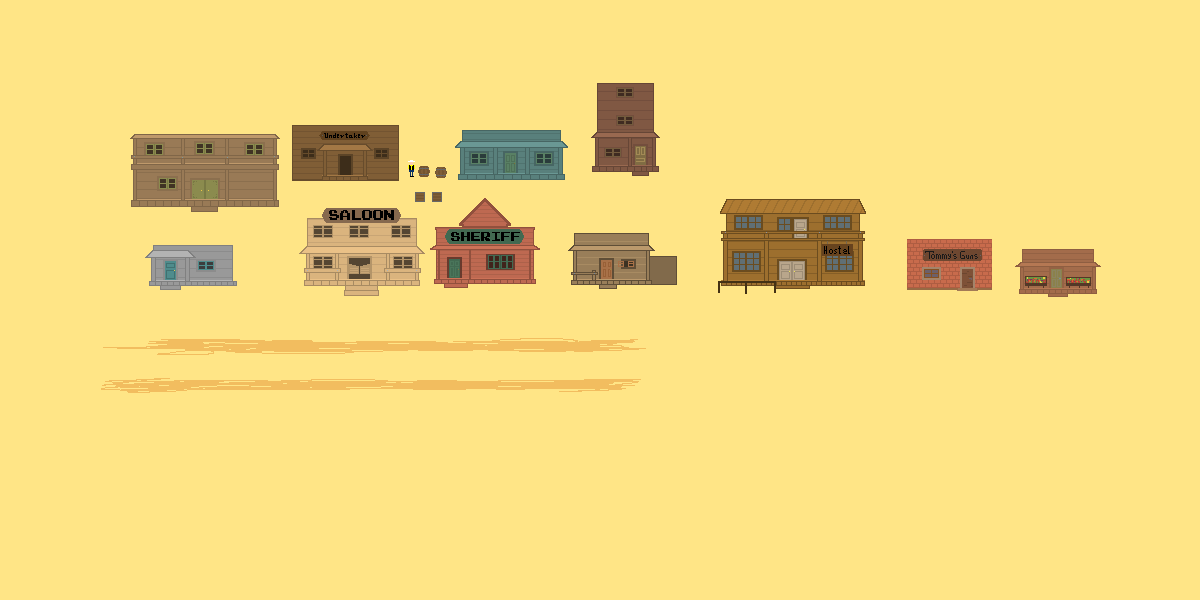
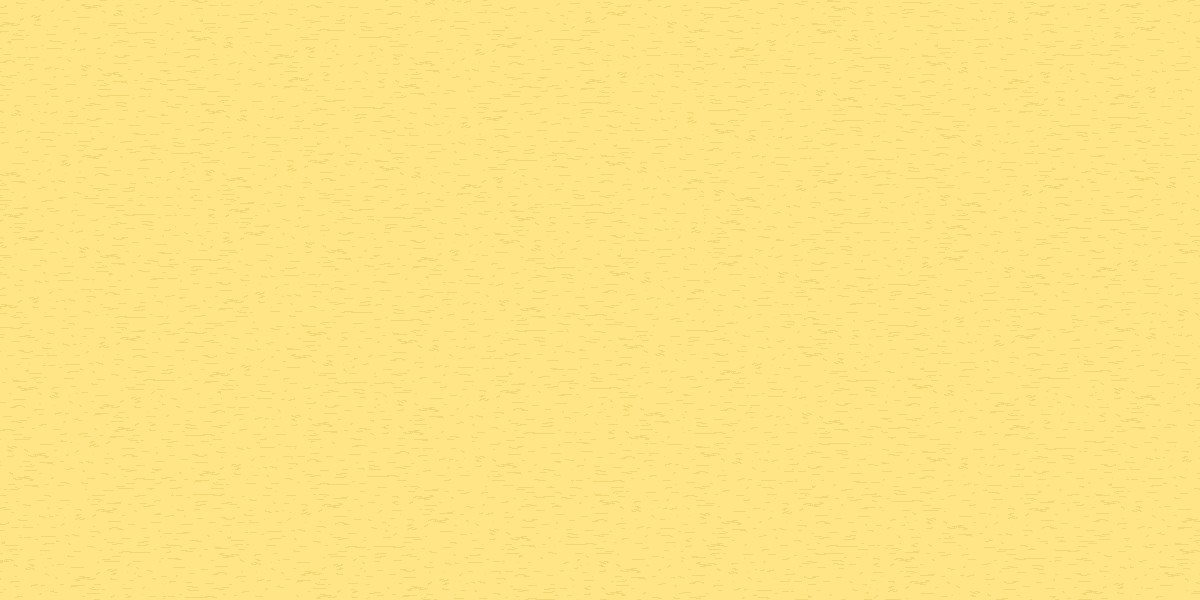
Layer changes from the first 1200 × 600 image to the second:
hid "Wklejona warstwa #1" over [408, 160, 415, 177]
hid group "inne elementy" (8 layers) over [101, 166, 646, 393]
hid group "budynki" (51 layers) over [130, 83, 1101, 297]
painted on "zaklad pogrzebowy #1" over [298, 127, 392, 178]
painted on "ziemia" over [0, 0, 1200, 600]
added layer "Warstwa" over [0, 0, 1200, 600]
